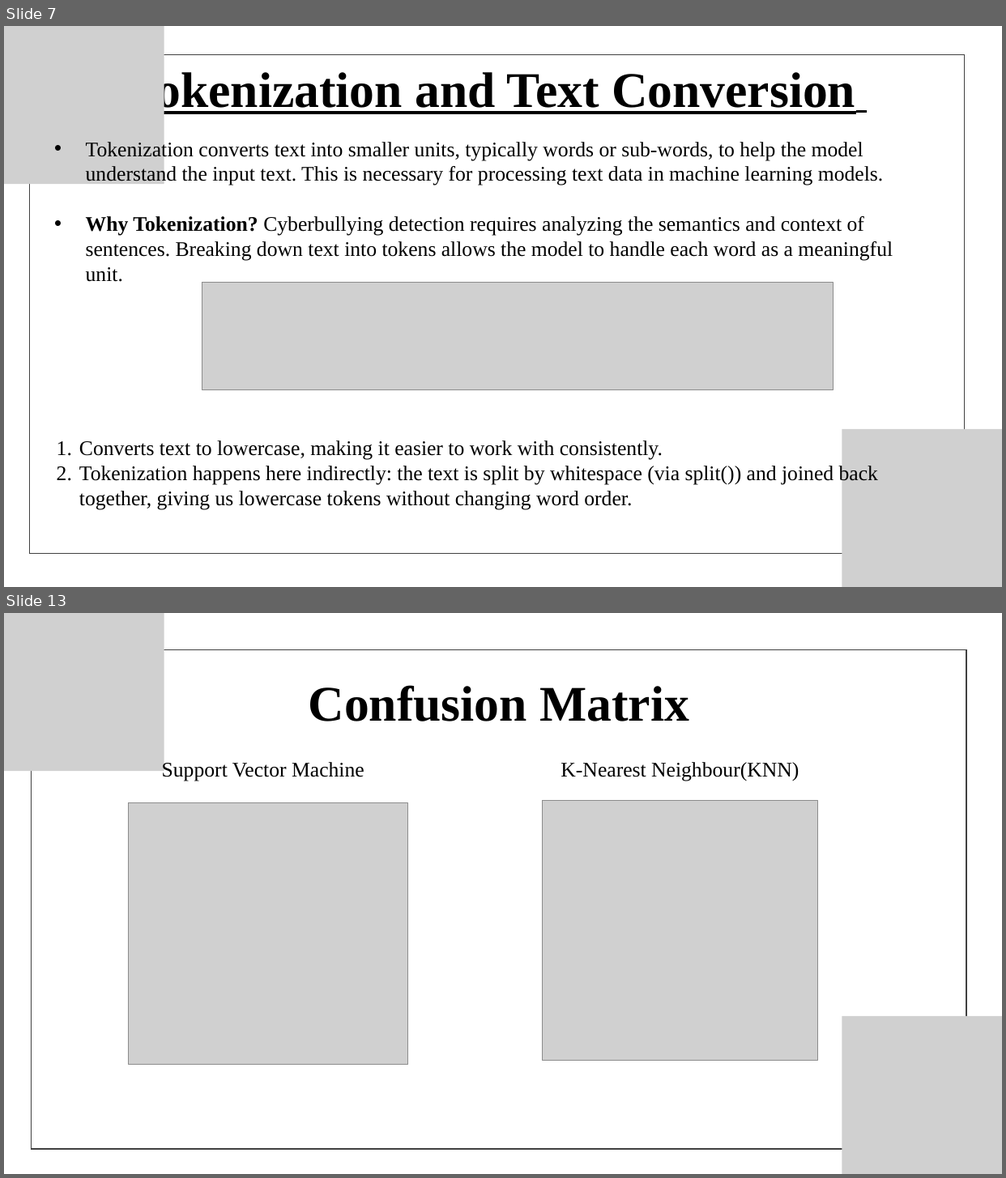
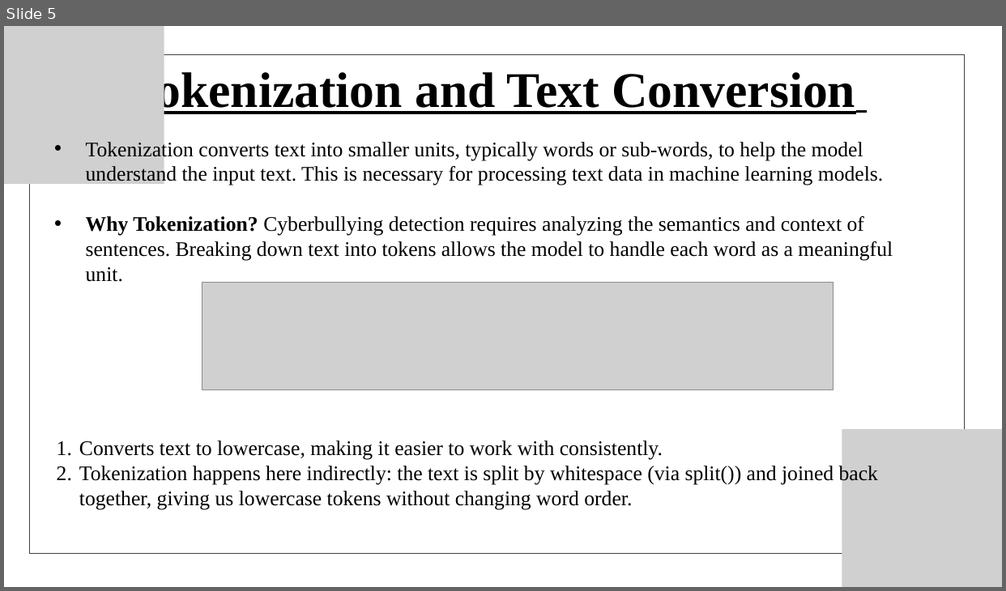
Before and after one commit to krishsai08/cyberbyllying-classification, a slide deck: RNN_LSTM_models/Documentation & ppt/PRESENTATION.pptx. Shown one above the other, each under a label of ours: slides 7 and 13 before the commit, slide 5 after it; the slides between them are not shown. The pictures are 1006x1178 and 1006x591 pixels, drawn with LibreOffice and Linux fonts; fonts in the diff are those of the drawing; grey boxes stand for pictures. Boxes give left, top, right and bottom in pixels: in the first picture for what was removed or moved away, otherwise in the second. Text is boxed around its words. In the diff, an @@ line names an element or a change of style, - is before the commit and + after.

```diff
--- a/RNN_LSTM_models/Documentation & ppt/PRESENTATION.pptx
+++ b/RNN_LSTM_models/Documentation & ppt/PRESENTATION.pptx
@@ slide 13 removed at [4,613,1002,1174], background #FFFFFF @@
@@ picture removed at [4,613,164,771] @@
@@ freeform shape removed at [32,650,966,1149] @@
@@ text removed at [309,685,689,722] @@
-Confusion Matrix
@@ text removed at [162,760,799,781] @@
-Support Vector Machine K-Nearest Neighbour(KNN)
@@ picture removed at [128,803,407,1064] @@
@@ picture removed at [542,801,818,1060] @@
@@ picture removed at [842,1016,1002,1174] @@
@@ what was slide 7 is now slide 5 @@
```
Also in this commit, not shown: 10 slides changed, 4 slides added, 11 other slides removed.
